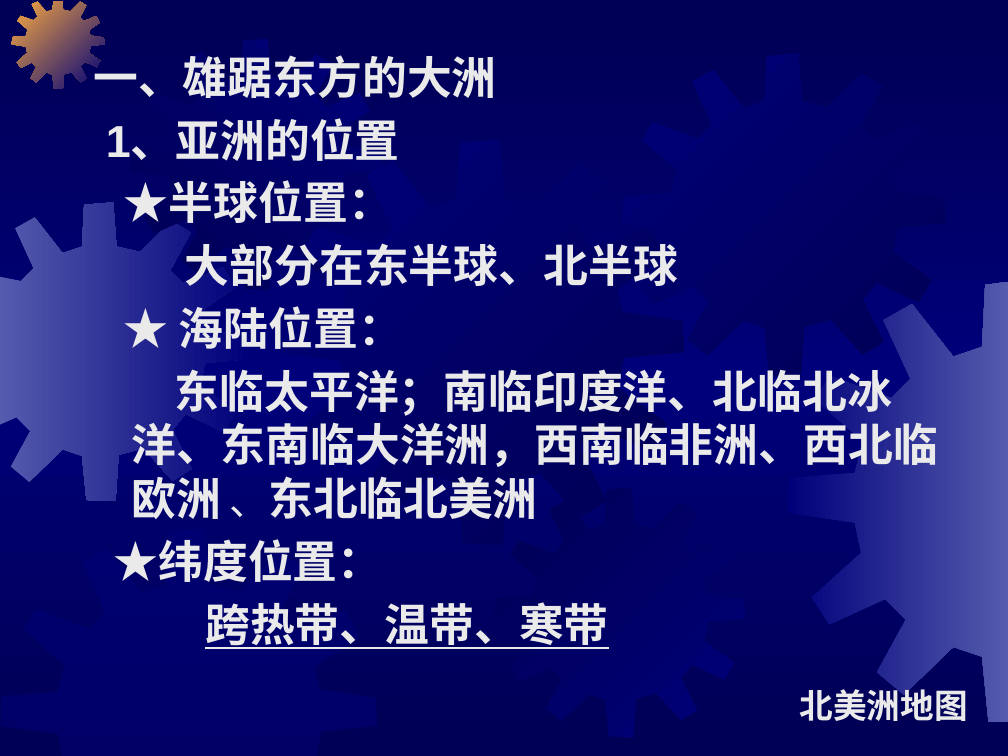
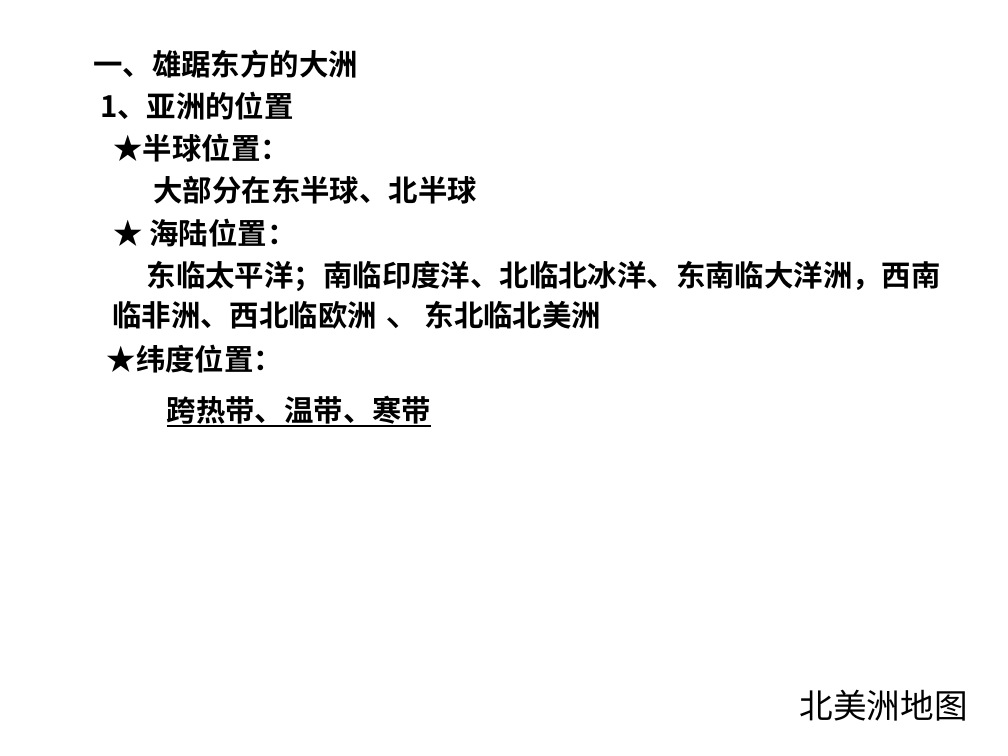
Before and after one commit to CCR-Studio/CCR-Studio.github.io, a slide deck: slide 3 of down/geography/第一节位置和范围.pptx. Drawn at 1008x756 pixels with LibreOffice and Linux fonts; fonts in the diff are those of the drawing; background and template pictures are left out. Boxes give left, top, right and bottom in pixels: in the first picture for what was removed or moved away, otherwise in the second. Text is boxed around its words. In the diff, an @@ line names an element or a change of style, - is before the commit and + after.

```diff
--- a/down/geography/第一节位置和范围.pptx
+++ b/down/geography/第一节位置和范围.pptx
@@ background gradient #000054 to #00007A to #FFFFFF @@
@@ freeform shape removed at [12,2,105,89] @@
@@ text "一、雄踞东方的大洲" at [93,49,941,427]: size 32 to 21 pt, font Arial to Noto Sans CJK SC, text colour #EAEAEA to #000000; indent changed; line spacing 1 to 0.9; more space between paragraphs @@
@@ freeform shape removed at [131,39,381,289] @@
@@ freeform shape removed at [623,53,946,376] @@
@@ freeform shape removed at [279,140,683,545] @@
@@ freeform shape removed at [0,203,249,501] @@
@@ freeform shape removed at [788,282,1008,723] @@
@@ freeform shape removed at [495,488,745,738] @@
@@ freeform shape removed at [0,529,377,756] @@
@@ text "北美洲地图" at [800,689,968,721]: font Arial Narrow to Noto Sans CJK SC, text colour #EAEAEA to #000000, bold off @@
```
Also in this commit, not shown: 9 other slides changed, 2 other files.
